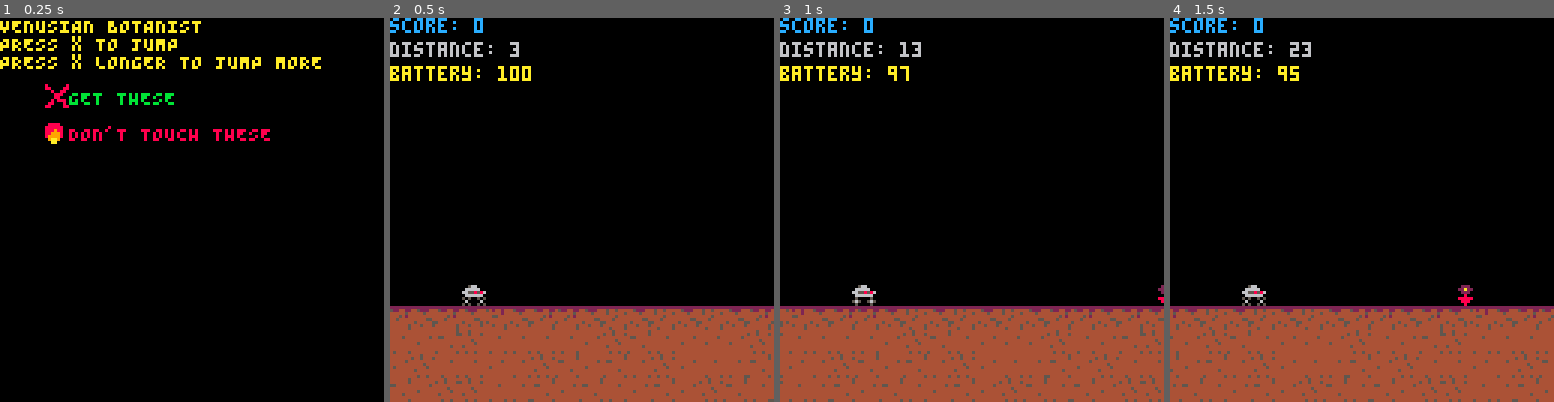
Above: before the commit, frames 1-4 (left to right).
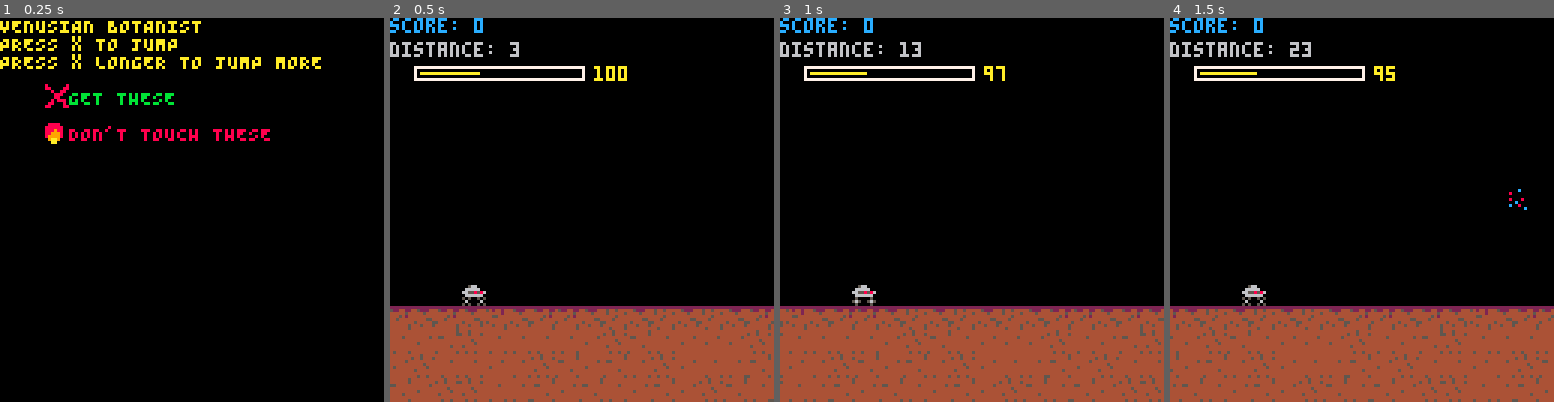
Above: after the commit, the same moments.

Repository: kitasuna/pico8-runner
Game: PICO-8 cartridge scroll.p8
Two runs of this game, one before a commit and one after it. Both use one fixed random seed, a clock stepped at 60 frames per second and the inputs below.
Inputs:
- Up to frame 1 (0.25 s): no input
- Up to frame 2 (0.5 s): tap X (X key) at 0.33 s
- Up to frame 3 (1 s): tap O (Z key) at 0.7 s
- Up to frame 4 (1.5 s): tap X (X key) at 1.07 s

Frame 1 is identical in both runs. In frame 2, 1.3% of the frame differs, in the area x 0-62%, y 12-17%; in frame 3, 1.2%; in frame 4, 1.4%, in the area x 0-93%, y 12-75%.

Commit message:
Add aerial items

Diff:
--- a/scroll.p8
+++ b/scroll.p8
@@ -37,18 +37,22 @@
 points_needed = {}
 distances = {}
 battery_levels = {}
+max_battery = 0
 
 function _init()
+  -- TODO Calculate some of these values, given the generation algo + buffer between items etc
+
   -- points needed to get a battery upgrade
   -- we can generate this later when we get things sorted
-  points_needed = { (POINTS_PER_FLOWER * 5), (POINTS_PER_FLOWER * 10) }
+  points_needed = { (POINTS_PER_FLOWER * 5), (POINTS_PER_FLOWER * 10), (POINTS_PER_FLOWER * 15) }
 
   -- how far we want the player to be able to travel
   -- should be aggregate distances, so distances[i] <= distances[i+1]
-  distances = { 400 , 1000 }
-
-  -- distance[i] / 4
-  battery_levels = { 100, 150 }
+  distances = { 400, 1000, 2000 }
+
+  -- distance[i] - distance[i - 1] / 4
+  battery_levels = { 100, 150, 250 }
+  max_battery = battery_levels[#battery_levels - 1] + battery_levels[#battery_levels - 2]
   scrn.drw = drw_title
   scrn.upd = upd_title
 end
@@ -74,12 +78,8 @@
   for i=1,#points_needed do
     -- subtract 42 from distances here to account for stuff that gets generated towards the end of the level
     local level = add_flowers(points_needed[i], current_max_distance, (distances[i] - 42), 0)
-    printh("...lvl...")
-    for k, v in pairs(level) do
-      printh("k: "..k..", v: "..v)
-    end
     local sorted_level = qsort(level)
-    printh("...sorted lvl...")
+    printh("...lvl "..i.."...")
     for k, v in pairs(sorted_level) do
       printh("k: "..k..", v: "..v)
     end
@@ -88,7 +88,6 @@
   end
 
   -- append all those tables together
-  -- TODO: Optimization: sort this so we can use it more efficiently later
   local flowers = {}
   for i=1,len(tmp) do
     for j=1,len(tmp[i]) do
@@ -307,7 +306,11 @@
 
   print("score: "..player.score, 0, 0, CLR_BLU)
   print("distance: "..game_state.distance, 0, 8, CLR_GRY)
-  print("battery: "..player.display_battery, 0, 16, CLR_YLW)
+
+  -- spr(9, 0, 16)
+  print(player.display_battery, 68, 16, CLR_YLW)
+  rect(8,16,64,20,CLR_WHT)
+  rectfill(10,18,10 + 48 * (player.display_battery / max_battery),18,CLR_YLW)
 
   if(_debug) then
     -- use this for printing debug stuff to screen
@@ -325,10 +328,11 @@
 
   print("score: "..player.score, 0, 0, CLR_BLU)
   print("distance: "..game_state.distance, 0, 8, CLR_GRY)
-  print("battery: "..player.display_battery, 0, 16, CLR_YLW)
+  print(player.display_battery, 68, 16, CLR_YLW)
+  rect(0,16,64,20,CLR_WHT)
+  rectfill(2,18,48 * (player.display_battery / max_battery),18,CLR_YLW)
 
   print("LEVEL UP!", 58, 58, CLR_GRN)
-  -- foreach(game_state.entities, sprite_draw)
 
   player_draw(player)
 end
@@ -371,29 +375,61 @@
 end
 
 function sprite_draw(s)
-  spr(s.idx, s.x, s.y)
+  spr(s.base_sprite + s.frame, s.x, s.y)
+  s.half_frame += 1
+  if s.half_frame > s.max_half_frame then
+    s.half_frame = 0
+    if(s.frame + 1 < s.frames) then
+      s.frame += 1
+    else
+      s.frame = 0
+    end
+  end
 end
 
 fl_gen = {
-  cooldown = 120,
-  cooldown_min = 60,
-  cooldown_max = 120,
-  sprite_width = 8 + 4, -- extra wide buffer
-  last_width = 0,
   emit = function (ss)
-    local sp_num = 17 -- 17 is current lowest sprite index
-    local s = { x = 128, y = GROUND_Y, idx = sp_num, w=8, buff_w = 0, h=8, v=1, type = 'flower'}
-    add(ss, s)
+    -- do a semi-random check
+    -- add either flower or pollen
+    if rnd() >= 0.2 then
+      local s = {
+        x = 128,
+        y = GROUND_Y,
+        base_sprite = 17,
+        frames = 1,
+        frame = 0,
+        half_frame = 0,
+        max_half_frame = 0,
+        w = 8,
+        buff_w = 0,
+        h = 8,
+        v = 1,
+        type = 'flower'
+      }
+      add(ss, s)
+    else
+      local s = {
+        x = 128,
+        y = GROUND_Y - 32,
+        base_sprite = 22,
+        frames = 3,
+        frame = 0,
+        half_frame = 0,
+        max_half_frame = 10,
+        w = 8,
+        buff_w = 0,
+        h = 8,
+        v = 0.5,
+        type = 'flower'
+      }
+      add(ss, s)
+
+    end
     return ss
   end
 }
 
 fire_gen = {
-  cooldown = 90,
-  cooldown_min = 30,
-  cooldown_max = 90,
-  sprite_width = 8,
-  last_width = 0,
   emit = function (ss)
     local s = { x = 128, y = GROUND_Y, idx = 7, w=8, buff_w = 0, h=6, v=1, type = 'fire'}
     add(ss, s)
@@ -402,10 +438,8 @@
 }
 
 comet_gen = {
-  sprite_width = 8,
-  last_width = 0,
   emit = function(ss, v, y)
-    local s = { x = 128, y = y, idx = 8, w=6, buff_w=0, h=6, v=v, dv=0.05, type = 'comet'}
+    local s = { x = 128, y = y, base_sprite = 8, frames = 1, frame = 0, half_frame = 0, max_half_frame = 0, w=6, buff_w=0, h=6, v=v, dv=0.05, type = 'comet'}
     add(ss, s)
     sfx(3)
     return ss
@@ -417,22 +451,22 @@
 end
 
 __gfx__
-00000000aaaaaaaa4444444440444044800000080000000000000000000000000000000000000000000000000000000000000000000000000000000000000000
-00000000aaa4aaaa4044404444440444880000880056600000566000088880000000000000000000000000000000000000000000000000000000000000000000
-00700700aaaaaaaaaaaaaaaaaaaaaaaa008008800666660006666600888888000bb0000000000000000000000000000000000000000000000000000000000000
-00077000aaaaaaaaaaaaaaaaaaaaa4aa00088800665585866655858688898800babbb00000000000000000000000000000000000000000000000000000000000
-00077000aaaaaaaa4aaaaaaaaaaaaaaa00088000066666600666666088999800aaabbbbb00000000000000000000000000000000000000000000000000000000
-00700700aaaaaaaaaaaaaaaaaaaaaaaa00808880050000505050050589999800aaabbbb000000000000000000000000000000000000000000000000000000000
+00000000aaaaaaaa444444444044404480000008000000000000000000000000000000000006000000000000000aaa0000000000000000000000000000000000
+00000000aaa4aaaa40444044444404448800008800566000005660000888800000000000006560000000000000aaa00000000000000000000000000000000000
+00700700aaaaaaaaaaaaaaaaaaaaaaaa008008800666660006666600888888000bb00000006b6000000000000aaaaa0000000000000000000000000000000000
+00077000aaaaaaaaaaaaaaaaaaaaa4aa00088800665585866655858688898800babbb000006b600000000000000aa00000000000000000000000000000000000
+00077000aaaaaaaa4aaaaaaaaaaaaaaa00088000066666600666666088999800aaabbbbb0065600000000000000a000000000000000000000000000000000000
+00700700aaaaaaaaaaaaaaaaaaaaaaaa00808880050000505050050589999800aaabbbb0006660000000000000a0000000000000000000000000000000000000
 00000000a4aaaa4aaaaaaa4aaaaa4aaa08800080565005650600006009aa9000babbb00000000000000000000000000000000000000000000000000000000000
 00000000aaaaaaaaaaaaaaaaaaaaaaaa88000088050000505050050500aa00000bb0000000000000000000000000000000000000000000000000000000000000
 0000000000000000ccccc00000000e99000000000007dd0000000000000000000000000000000000000000000000000000000000000000000000000000000000
-00000000002220000cc8c0000990e0990000000000ddddd000000000000000000000000000000000000000000000000000000000000000000000000000000000
-00000000022a220000c8c000099e00000000a00007ddd7dd00000000000000000000000000000000000000000000000000000000000000000000000000000000
-0000000000222000000b0030000e0990000aa0000dd7ddd700000000000000000000000000000000000000000000000000000000000000000000000000000000
-0000000000080000000bb3300000e99000aaaaa00000770000000000000000000000000000000000000000000000000000000000000000000000000000000000
-000000000888880000000b000990e000baaa33ab0000770000000000000000000000000000000000000000000000000000000000000000000000000000000000
-000000000088800000003300099e00000ba333b00007777000000000000000000000000000000000000000000000000000000000000000000000000000000000
-000000000008000000bb3b000000e00000b33b000007dd7000000000000000000000000000000000000000000000000000000000000000000000000000000000
+00000000002220000cc8c0000990e0990000000000ddddd000000c00000800000000080000000000000000000000000000000000000000000000000000000000
+00000000022a220000c8c000099e00000000a00007ddd7dd00800000c000000c0c08000000000000000000000000000000000000000000000000000000000000
+0000000000222000000b0030000e0990000aa0000dd7ddd7000000000000000000000c0000000000000000000000000000000000000000000000000000000000
+0000000000080000000bb3300000e99000aaaaa000007700008000800000000c00c0000000000000000000000000000000000000000000000000000000000000
+000000000888880000000b000990e000baaa33ab000077000000c00000000000000080c000000000000000000000000000000000000000000000000000000000
+000000000088800000003300099e00000ba333b00007777000c00800800000000080000000000000000000000000000000000000000000000000000000000000
+000000000008000000bb3b000000e00000b33b000007dd700000000c008080c00000000000000000000000000000000000000000000000000000000000000000
 00000000000000000000000000000000000000000000000000000000000000000000000000000000000000000000000000000000000000000000000000000000
 00000000000000000000000000000000000000000000000000000000000000000000000000000000000000000000000000000000000000000000000000000000
 00000000000000000000000000000000000000000000000000000000000000000000000000000000000000000000000000000000000000000000000000000000
